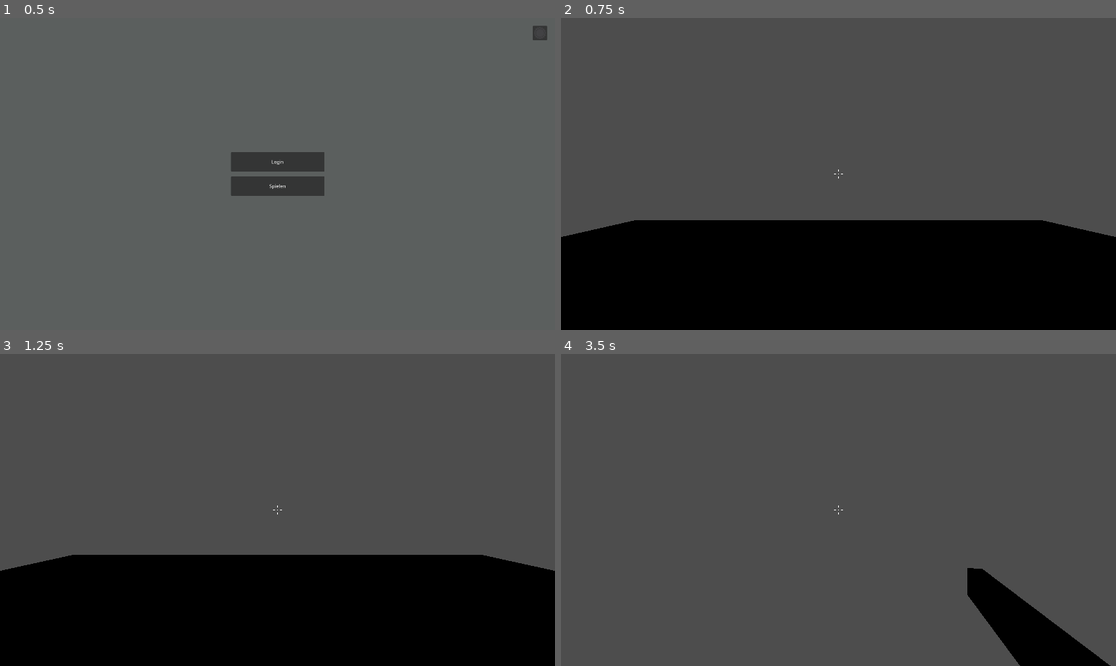
Above: before the commit, frames 1-4 (two rows, left to right).
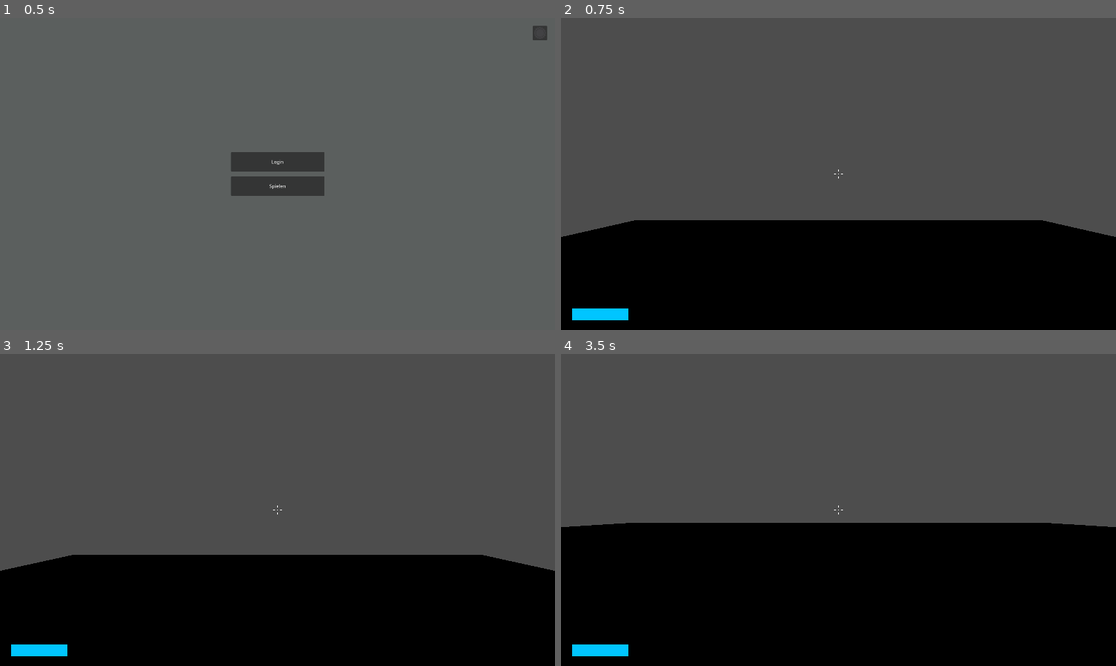
Above: after the commit, the same moments.

Repository: GermanGabelGames/fpsshooter
Game: Godot game, scene res://ui/menu.tscn
Two runs of this game, one before a commit and one after it. Both use one fixed random seed, a clock stepped at 60 frames per second and the inputs below.
Inputs (mouse positions are in pixels of both pictures, inside the frame that each line leads up to):
- Up to frame 1 (0.5 s): no input
- Up to frame 2 (0.75 s): click "Spielen" at 0.5 s
- Up to frame 3 (1.25 s): no input
- Up to frame 4 (3.5 s): move the mouse to (866, 510) at 1.27 s; hold Ctrl (crouch) 1.28-2.03 s; hold W (move_forward) from 1.28 s (still down); tap Space (jump) at 1.52, 2.27 s; move the mouse to (810, 510) at 2.02 s; tap Ctrl (crouch) at 2.1 s; move the mouse to (849, 503) at 2.77 s; hold Ctrl (crouch) from 2.78 s (still down)

Frame 1 is identical in both runs. In frame 2, 0.4% of the frame differs, in the area x 2-13%, y 93-97%; in frame 3, 0.4%; in frame 4, 42%, in the area x 0-100%, y 54-100%.

Commit message:
2025-05-13-10:34
hud + healthbar

Diff:
--- a/player/player.tscn
+++ b/player/player.tscn
@@ -1,7 +1,7 @@
 [gd_scene load_steps=13 format=3 uid="uid://bkbxohswu3r76"]
 
 [ext_resource type="Script" uid="uid://bqrpj3psdto3l" path="res://player/scripts/player.gd" id="1_oul6g"]
-[ext_resource type="Script" uid="uid://dwdojiy4t0g8e" path="res://player/scripts/reticle.gd" id="2_rkbax"]
+[ext_resource type="PackedScene" uid="uid://cqovq3e5uqnp1" path="res://ui/hud.tscn" id="2_rkbax"]
 
 [sub_resource type="CapsuleShape3D" id="CapsuleShape3D_sh265"]
 radius = 0.0005
@@ -121,6 +121,21 @@
 
 [sub_resource type="SphereShape3D" id="SphereShape3D_oul6g"]
 
+[sub_resource type="Animation" id="Animation_yw30f"]
+length = 0.001
+tracks/0/type = "value"
+tracks/0/imported = false
+tracks/0/enabled = true
+tracks/0/path = NodePath("CammeraControler/Camera3D/Hand/MeshInstance3D:position")
+tracks/0/interp = 1
+tracks/0/loop_wrap = true
+tracks/0/keys = {
+"times": PackedFloat32Array(0),
+"transitions": PackedFloat32Array(1),
+"update": 0,
+"values": [Vector3(0, 0, 0)]
+}
+
 [sub_resource type="Animation" id="Animation_g1dw6"]
 resource_name = "water_shot"
 length = 0.8
@@ -132,21 +147,6 @@
 tracks/0/loop_wrap = true
 tracks/0/keys = {
 "times": PackedFloat32Array(2.03333),
-"transitions": PackedFloat32Array(1),
-"update": 0,
-"values": [Vector3(0, 0, 0)]
-}
-
-[sub_resource type="Animation" id="Animation_yw30f"]
-length = 0.001
-tracks/0/type = "value"
-tracks/0/imported = false
-tracks/0/enabled = true
-tracks/0/path = NodePath("CammeraControler/Camera3D/Hand/MeshInstance3D:position")
-tracks/0/interp = 1
-tracks/0/loop_wrap = true
-tracks/0/keys = {
-"times": PackedFloat32Array(0),
 "transitions": PackedFloat32Array(1),
 "update": 0,
 "values": [Vector3(0, 0, 0)]
@@ -174,6 +174,8 @@
 transform = Transform3D(1, 0, 0, 0, 1, 0, 0, 0, 1, 0, 0.7, 0)
 
 [node name="Camera3D" type="Camera3D" parent="CammeraControler"]
+
+[node name="hud" parent="CammeraControler/Camera3D" instance=ExtResource("2_rkbax")]
 
 [node name="ReflectionProbe" type="ReflectionProbe" parent="CammeraControler/Camera3D"]
 transform = Transform3D(1, 0, 0, 0, 1, 0, 0, 0, 1, 0, 0.670651, 0)
@@ -201,30 +203,6 @@
 shape = SubResource("SphereShape3D_oul6g")
 target_position = Vector3(0, 0.5, 0)
 
-[node name="UserInterface" type="Control" parent="."]
-layout_mode = 3
-anchors_preset = 8
-anchor_left = 0.5
-anchor_top = 0.5
-anchor_right = 0.5
-anchor_bottom = 0.5
-grow_horizontal = 2
-grow_vertical = 2
-mouse_filter = 1
-
-[node name="Reticle" type="CenterContainer" parent="UserInterface"]
-layout_mode = 1
-anchors_preset = 8
-anchor_left = 0.5
-anchor_top = 0.5
-anchor_right = 0.5
-anchor_bottom = 0.5
-offset_right = 40.0
-offset_bottom = 40.0
-grow_horizontal = 2
-grow_vertical = 2
-script = ExtResource("2_rkbax")
-
 [node name="AnimationPlayer2" type="AnimationPlayer" parent="."]
 libraries = {
 &"": SubResource("AnimationLibrary_qjkh3")
--- a/player/helthbar.gd
+++ b/player/scripts/healthbar.gd
@@ -1,6 +1,6 @@
 extends Container
 
-@onready var bar = $helthbar
+@onready var bar = $healthbar
 
 func _ready():
 	bar.value = 70
--- /dev/null
+++ b/ui/hud.tscn
@@ -0,0 +1,55 @@
+[gd_scene load_steps=4 format=3 uid="uid://cqovq3e5uqnp1"]
+
+[ext_resource type="Script" uid="uid://dwdojiy4t0g8e" path="res://player/scripts/reticle.gd" id="1_7ihmi"]
+[ext_resource type="Script" uid="uid://du0yo1qlbprtd" path="res://player/scripts/healthbar.gd" id="2_7ihmi"]
+[ext_resource type="Texture2D" uid="uid://oqns1836adnn" path="res://textures/ui/helthbar.png" id="3_1v5rv"]
+
+[node name="hud" type="Control"]
+layout_mode = 3
+anchors_preset = 15
+anchor_right = 1.0
+anchor_bottom = 1.0
+grow_horizontal = 2
+grow_vertical = 2
+
+[node name="crosshair" type="Control" parent="."]
+layout_mode = 1
+anchors_preset = 8
+anchor_left = 0.5
+anchor_top = 0.5
+anchor_right = 0.5
+anchor_bottom = 0.5
+grow_horizontal = 2
+grow_vertical = 2
+mouse_filter = 1
+
+[node name="Reticle" type="CenterContainer" parent="crosshair"]
+layout_mode = 1
+anchors_preset = 8
+anchor_left = 0.5
+anchor_top = 0.5
+anchor_right = 0.5
+anchor_bottom = 0.5
+offset_right = 40.0
+offset_bottom = 40.0
+grow_horizontal = 2
+grow_vertical = 2
+script = ExtResource("1_7ihmi")
+
+[node name="health" type="Container" parent="."]
+layout_mode = 1
+anchors_preset = 2
+anchor_top = 1.0
+anchor_bottom = 1.0
+offset_left = 38.0
+offset_top = -74.0
+offset_right = 78.0
+offset_bottom = -34.0
+grow_vertical = 0
+scale = Vector2(20, 20)
+script = ExtResource("2_7ihmi")
+
+[node name="healthbar" type="TextureProgressBar" parent="health"]
+texture_filter = 1
+layout_mode = 2
+texture_progress = ExtResource("3_1v5rv")
Not shown, removed: player/helthbar.gd.uid
Not shown, added: player/scripts/healthbar.gd.uid
Not shown, added: textures/ui/healthbar.png.import
